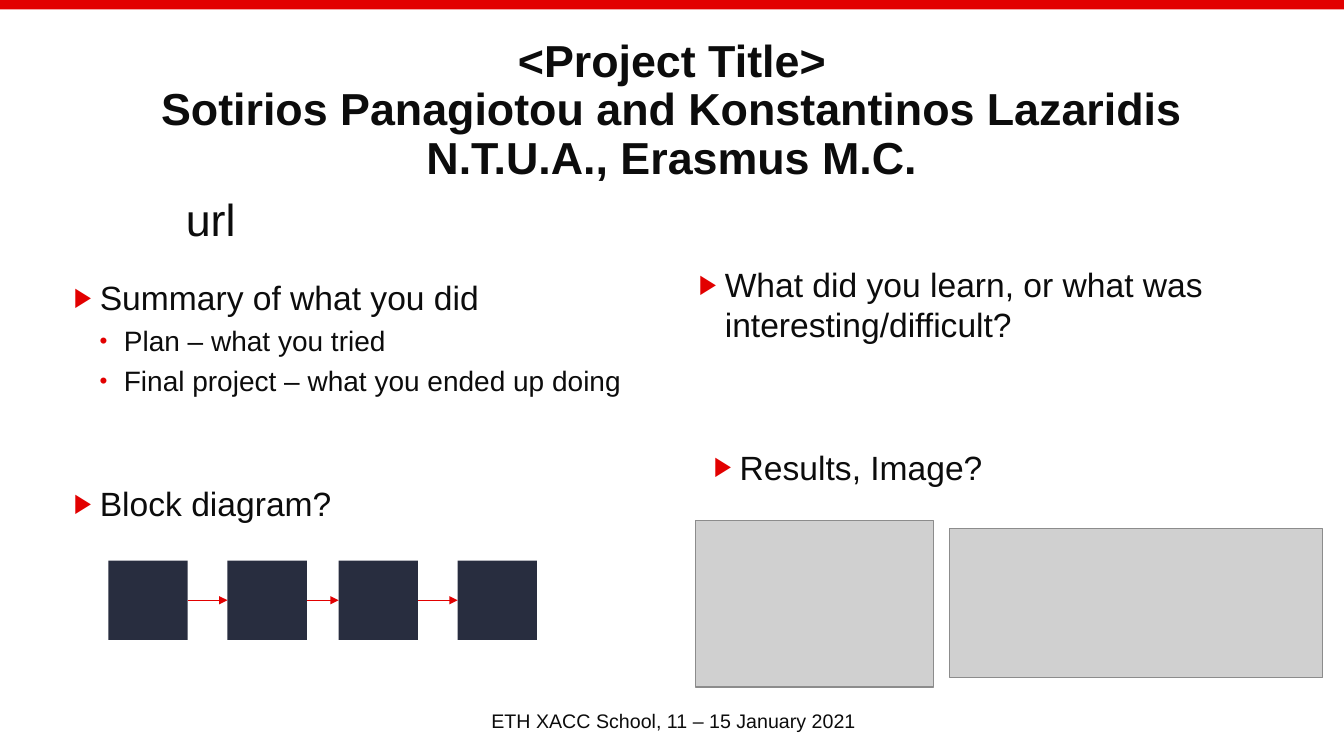
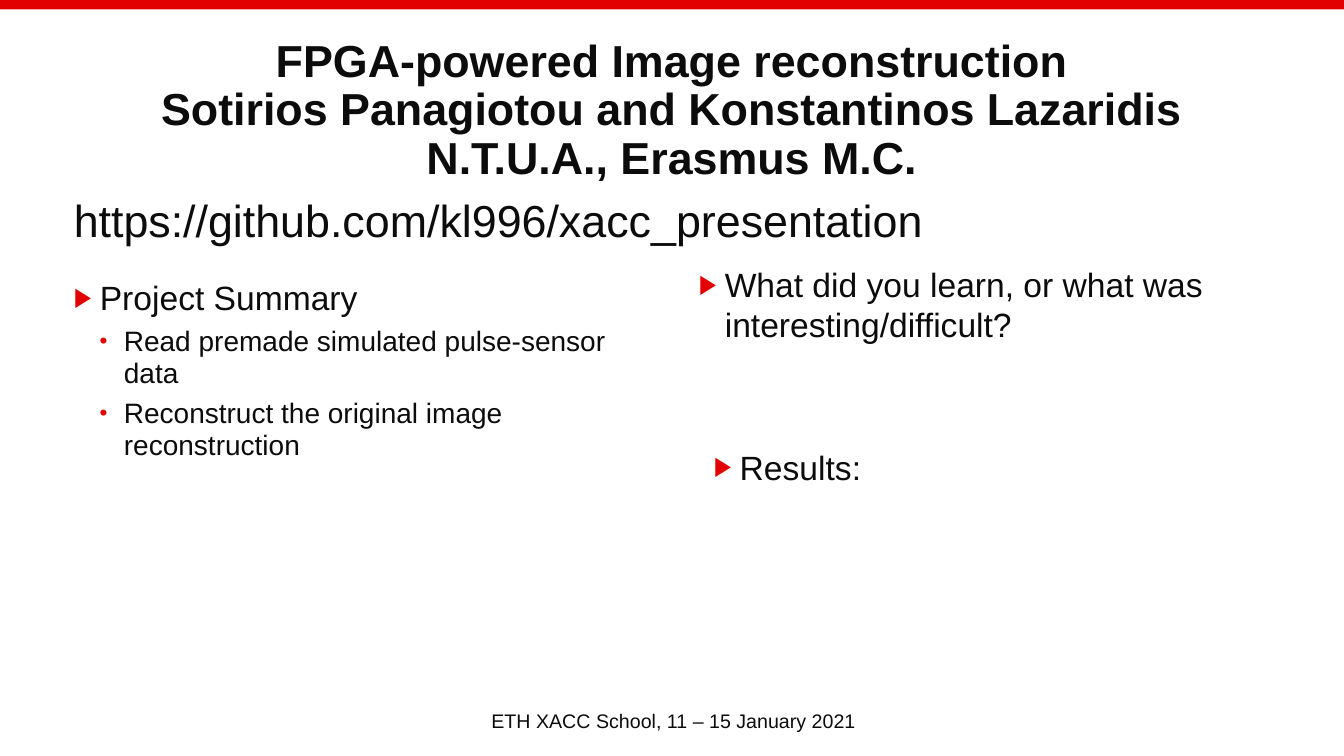
Before and after one commit to kl996/xacc_presentation, a slide deck: slide 1 of project_sotirios_konstantinos.pptx. Drawn at 1344x756 pixels with LibreOffice and Linux fonts; fonts in the diff are those of the drawing; grey boxes stand for pictures; background and template pictures are left out. Boxes give left, top, right and bottom in pixels: in the first picture for what was removed or moved away, otherwise in the second. Text is boxed around its words. In the diff, an @@ line names an element or a change of style, - is before the commit and + after.

```diff
--- a/project_sotirios_konstantinos.pptx
+++ b/project_sotirios_konstantinos.pptx
@@ title at (161, 44, 1181, 181): text changed @@
-<Project Title>
-Sotirios Panagiotou and Konstantinos Lazaridis
-N.T.U.A., Erasmus M.C.
+FPGA-powered Image reconstruction
+Sotirios Panagiotou and Konstantinos Lazaridis
+N.T.U.A., Erasmus M.C.
@@ text at (74, 204, 923, 246): text changed @@
-url
+https://github.com/kl996/xacc_presentation
@@ text at (100, 285, 605, 456): text changed @@
-▶ Summary of what you did
-  • Plan – what you tried
-  • Final project – what you ended up doing
-▶ Block diagram?
+▶ Project Summary
+  • Read premade simulated pulse-sensor data
+  • Reconstruct the original image reconstruction
@@ text at (740, 455, 861, 481): text changed @@
-▶ Results, Image?
+▶ Results:
@@ picture removed at (696, 521, 934, 688) @@
@@ picture removed at (950, 529, 1323, 679) @@
@@ rectangle removed at (109, 561, 189, 640) @@
@@ rectangle removed at (228, 561, 308, 640) @@
@@ rectangle removed at (339, 561, 418, 640) @@
@@ rectangle removed at (458, 561, 537, 640) @@
@@ arrow removed from (188, 600) to (228, 600) @@
@@ arrow removed from (307, 600) to (339, 600) @@
@@ arrow removed from (418, 600) to (458, 600) @@
```
